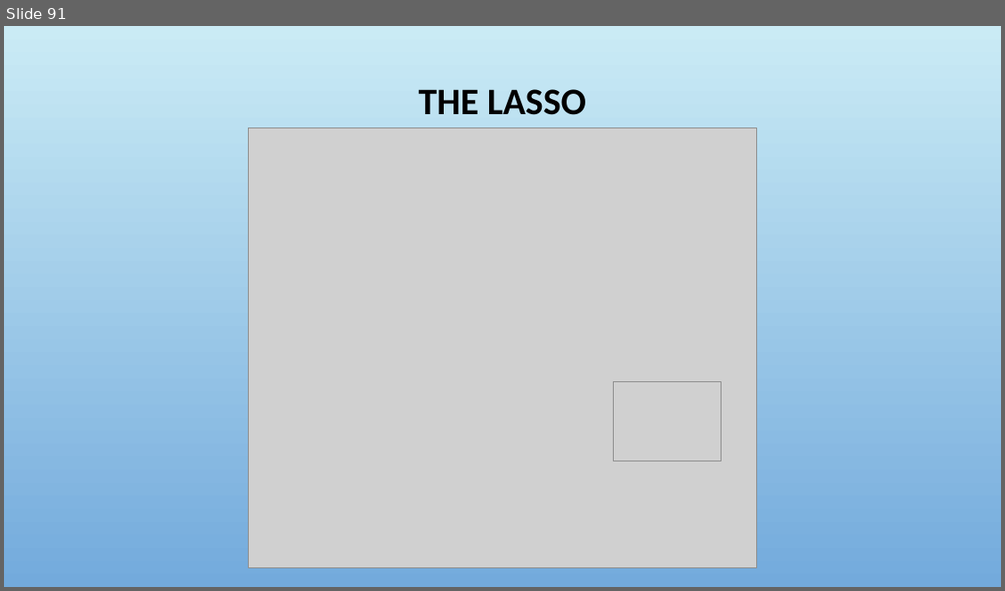
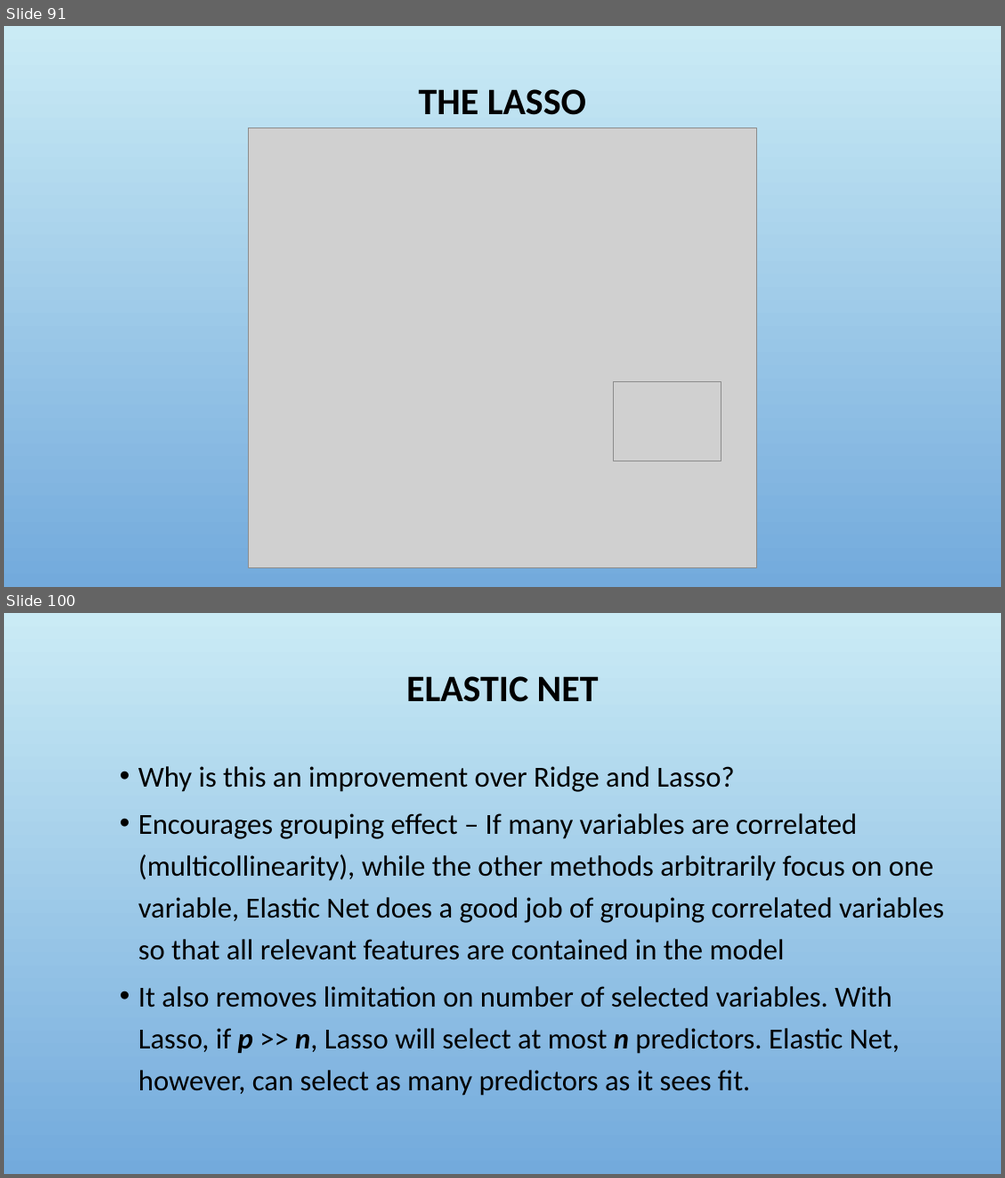
Before and after one commit to fredhutchio/intro-machine-learning, a slide deck: 3. Regression.pptx. Shown one above the other, each under a label of ours: slide 91 before the commit, slides 91 and 100 after it; the slides between them are not shown. The pictures are 1005x591 and 1005x1178 pixels, drawn with LibreOffice and Linux fonts; fonts in the diff are those of the drawing; grey boxes stand for pictures; background and template pictures are left out. Boxes give left, top, right and bottom in pixels: in the first picture for what was removed or moved away, otherwise in the second. Text is boxed around its words. In the diff, an @@ line names an element or a change of style, - is before the commit and + after.

```diff
--- a/3. Regression.pptx
+++ b/3. Regression.pptx
@@ slide 100 added at (x1=4, y1=613, x2=1001, y2=1174), background picture (left out) @@
@@ title added at (x1=406, y1=676, x2=599, y2=702), 36 pt, text #000000, bold @@
+ELASTIC NET
@@ text added at (x1=138, y1=766, x2=944, y2=1095), 28 pt, text #000000 @@
+    • Why is this an improvement over Ridge and Lasso?
+    • Encourages grouping effect – If many variables are correlated (multicollinearity), while the other methods arbitrarily focus on one variable, Elastic Net does a good job of grouping correlated variables so that all relevant features are contained in the model
+    • It also removes limitation on number of selected variables. With Lasso, if p >> n, Lasso will select at most n predictors. Elastic Net, however, can select as many predictors as it sees fit.
```
Also in this commit, not shown: 1 slide changed, 30 other slides added.
